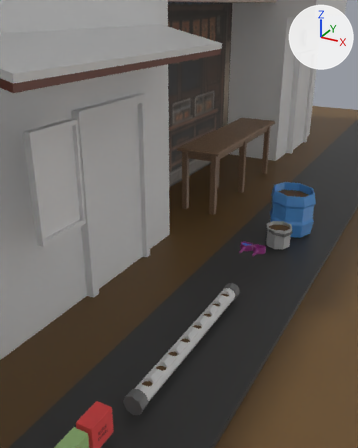
One commit to the Blender file TanamTempel/Assets/3D/Mesh/Tanam Tempel.blend: the scene before it, then after it.
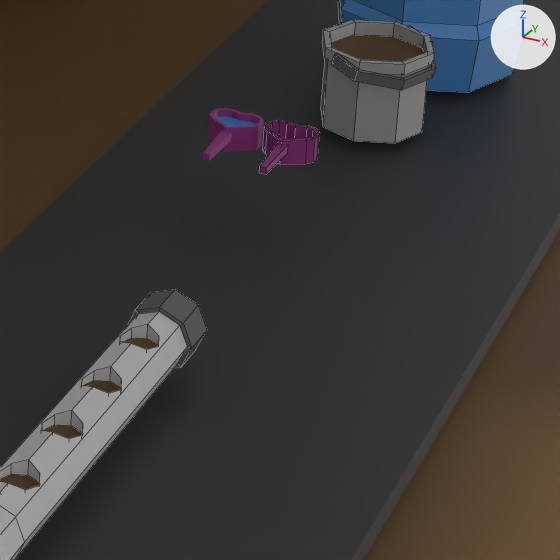
Old and new are each drawn from a camera (50 mm lens) standing at (1.335, -3.864, 2.379) and looking at (-0.668, -0.222, 0.559) and again close up on the part from 54% to 90% of the width and 48% to 77% of the height. The axes (+X, +Y, +Z) are drawn at upper right. The lights are the same throughout. The older version's two pictures come first. The close-ups show mesh edges as thin lines.
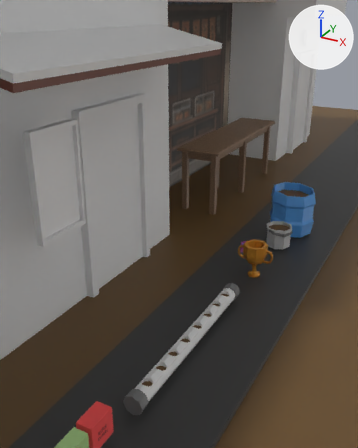
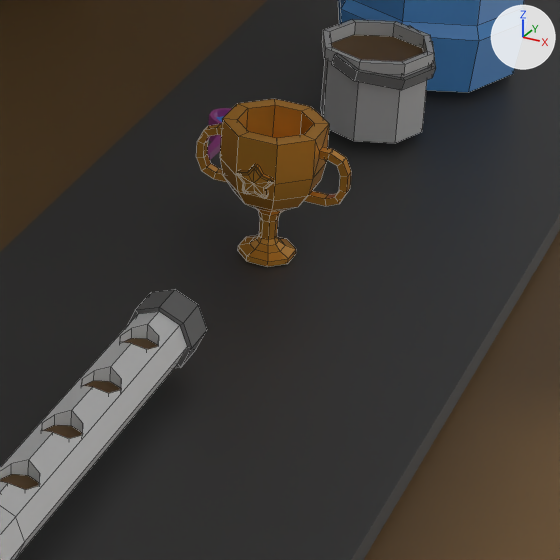
Commit message: ADD PIALA

What changed in the scene script:
```text
Add mat_piala:
    mat_piala = principled_material('Piala')
    mat_piala.base_color = (0.8, 0.361, 0.0507)  # orange #e7a240
    mat_piala.metallic = 0.455
    mat_piala.roughness = 0.198
Add me_mesh:
    me_mesh.from_pydata(...)  # 279 vertices, 283 faces; spans x -0.166..0.166, y -0.11..0.101, z 0.105..0.414
    me_mesh.materials.append(mat_piala)  # orange #e7a240
Add ob_trophy:
    ob_trophy = bpy.data.objects.new('Trophy', me_mesh)
    ob_trophy.location = (0.0, 0.0, 0.0)
```

Location of each change, (x1, y1, x2, y2) in pixels of the close-ups (560 x 560 px):
'Trophy', added (orange)
    after: (196, 99, 351, 267)
'Cube.009', unchanged, covered by the edit
    before: (259, 120, 320, 174)
'Gayung', unchanged, covered by the edit
    before: (203, 108, 264, 161)
    after: (207, 108, 231, 160)
